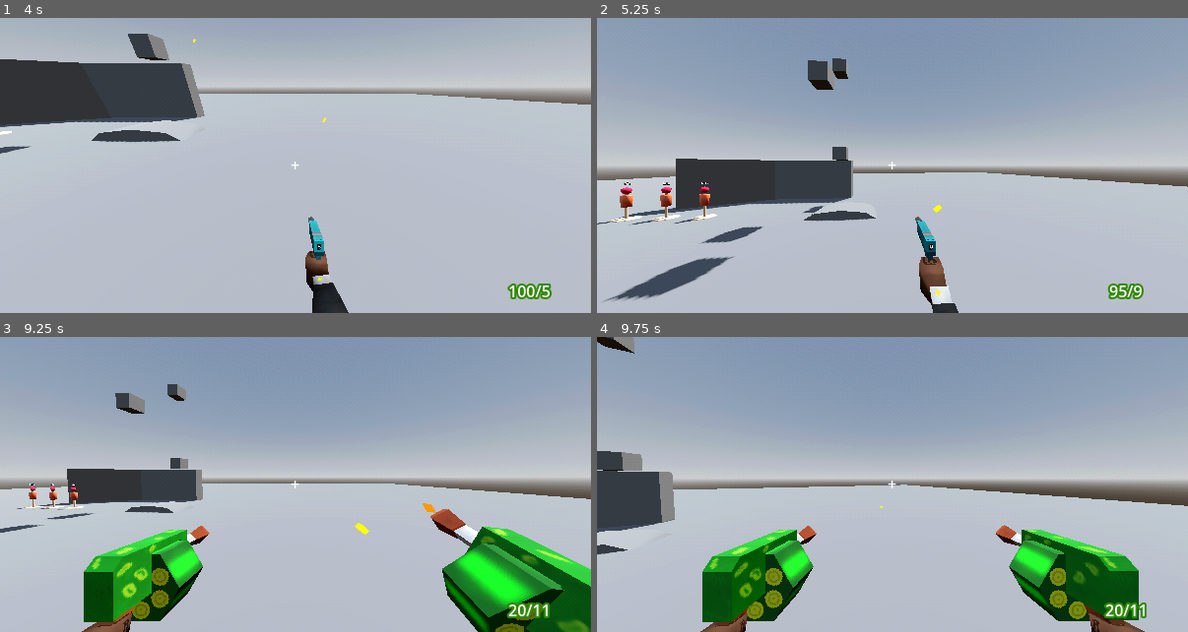
Above: before the commit, frames 1-4 (two rows, left to right).
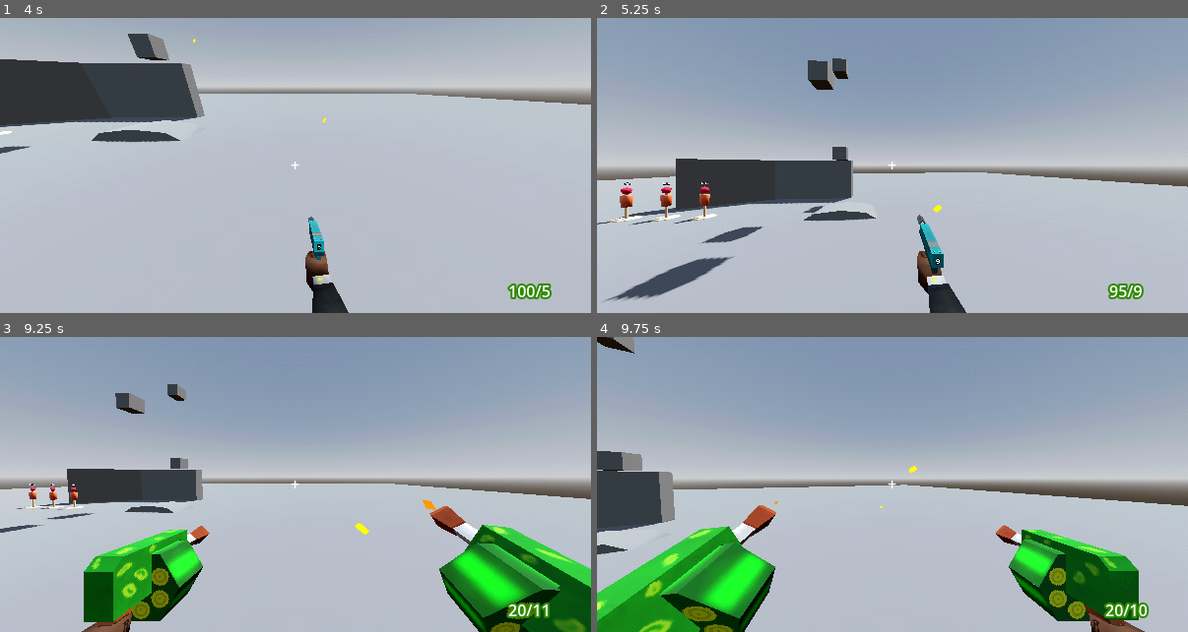
Above: after the commit, the same moments.

Repository: TheoLomeuBraga/kill-the-tower-boss
Game: Godot game, scene res://player/test_level.tscn
The game is run twice, just before and just after one commit, with the same random seed, the same clock (stepped at 60 frames per second) and the same inputs. The project has no main scene, so this scene is started directly.
Inputs (mouse positions are in pixels of both pictures, inside the frame that each line leads up to):
- Up to frame 1 (4 s): move the mouse to (425, 150) at 0.52 s; press the mouse at (425, 150) at 0.53 s; hold D (right) 0.53-1.28 s; tap Space (jump) at 0.77, 1.52, 3.02, 3.77 s; move the mouse to (265, 165) at 1.27 s; release the mouse at (265, 165) at 1.28 s; hold S (back) 1.28-2.03 s; tap W (foward) at 1.35 s; click (265, 165) at 1.55 s; move the mouse to (307, 159) at 2.02 s; press the mouse at (307, 159) at 2.03 s; hold D (right) 2.03-3.53 s; tap E (interact) at 2.1 s; move the mouse to (289, 171) at 2.77 s; release the mouse at (289, 171) at 2.78 s; tap Down (look_down) at 2.85 s; click (289, 171) at 3.05 s; move the mouse to (342, 168) at 3.52 s; press the mouse at (342, 168) at 3.53 s; hold A (left) from 3.53 s (still down); tap Left (look_left) at 3.6 s
- Up to frame 2 (5.25 s): tap R (reload) at 4.15 s; move the mouse to (845, 162) at 4.27 s; release the mouse at (845, 162) at 4.28 s; tap Right (look_right) at 4.35 s; tap Space (jump) at 4.52 s; click (845, 162) at 4.55 s; move the mouse to (898, 165) at 5.02 s; release A (left) at 5.03 s; press the mouse at (898, 165) at 5.03 s; hold S (back) from 5.03 s (still down); tap Up (look_up) at 5.1 s
- Up to frame 3 (9.25 s): move the mouse to (271, 478) at 5.77 s; release S (back) at 5.78 s; release the mouse at (271, 478) at 5.78 s; hold D (right) 5.78-8.03 s; click (271, 478) at 5.85 s; tap Space (jump) at 6.02, 6.77, 7.52, 9.02 s; move the mouse to (325, 484) at 6.52 s; press the mouse at (325, 484) at 6.53 s; tap 1 (wepon_1) at 6.6 s; move the mouse to (265, 484) at 7.27 s; release the mouse at (265, 484) at 7.28 s; tap 2 (wepon_2) at 7.35 s; click (265, 484) at 7.55 s; move the mouse to (307, 478) at 8.02 s; press the mouse at (307, 478) at 8.03 s; hold S (back) 8.03-8.78 s; tap 3 (wepon_3) at 8.1 s; move the mouse to (289, 490) at 8.77 s; release the mouse at (289, 490) at 8.78 s; hold A (left) from 8.78 s (still down); tap 4 (wepon_4) at 8.85 s; click (289, 490) at 9.05 s
- Up to frame 4 (9.75 s): move the mouse to (939, 487) at 9.52 s; release A (left) at 9.53 s; press the mouse at (939, 487) at 9.53 s; hold D (right) from 9.53 s (still down); tap 5 (wepon_5) at 9.6 s

Frame 1 is identical in both runs. In frame 2, 1.0% of the frame differs, in the area x 53-63%, y 66-100%; in frame 3, 2.2%; in frame 4, 10%, in the area x 0-94%, y 43-100%.

Commit message:
add blend tree to guns

Diff:
--- a/player/guns/granade_launcers_akimbo/granade_launcers_akimbo.tscn
+++ b/player/guns/granade_launcers_akimbo/granade_launcers_akimbo.tscn
@@ -2,8 +2,10 @@
 
 [ext_resource type="PackedScene" uid="uid://bnb75l7l4frap" path="res://player/guns/granade_launcers_akimbo/granade_launcers_akimbo.glb" id="1_pg16n"]
 [ext_resource type="Script" uid="uid://uyx3n3xxv01s" path="res://player/guns/gun_model.gd" id="2_tv3rg"]
+[ext_resource type="AnimationNodeBlendTree" uid="uid://bcrpnapjoti11" path="res://player/guns/gun_animation_tree/gun_blend_tree.tres" id="3_7bo66"]
+[ext_resource type="Script" uid="uid://ckec3yq1gbw7l" path="res://player/guns/gun_animation_tree/guns_animation_tree.gd" id="3_u4jqj"]
 
-[node name="granade_launcers_akimbo" unique_id=327965719 node_paths=PackedStringArray("gun", "muzles", "arm_l", "pole_l", "hand_l", "arm_r", "pole_r", "hand_r", "animation_player") instance=ExtResource("1_pg16n")]
+[node name="granade_launcers_akimbo" unique_id=327965719 node_paths=PackedStringArray("gun", "muzles", "arm_l", "pole_l", "hand_l", "arm_r", "pole_r", "hand_r", "gun_animation_tree") instance=ExtResource("1_pg16n")]
 script = ExtResource("2_tv3rg")
 gun = NodePath("Armature/Skeleton3D")
 muzles = [NodePath("Armature/Skeleton3D/gun_r/muzle_r"), NodePath("Armature/Skeleton3D/gun_l/muzle_l")]
@@ -13,38 +15,54 @@
 arm_r = NodePath("arm_r")
 pole_r = NodePath("pole_r")
 hand_r = NodePath("Armature/Skeleton3D/gun_r/hand_r")
-animation_player = NodePath("AnimationPlayer")
-shot_animations = Array[String](["shot", "shot_2"])
+gun_animation_tree = NodePath("GunsAnimationTree")
+is_akimbo = true
 
 [node name="Skeleton3D" parent="Armature" parent_id_path=PackedInt32Array(2083992733) index="0" unique_id=332869154]
-bones/0/position = Vector3(-0.41842175, -0.028514788, -0.07547614)
+bones/0/position = Vector3(-0.41842175, -0.028514788, -0.07547617)
 bones/0/rotation = Quaternion(0.7071068, -6.43441e-07, -6.43441e-07, 0.7071068)
-bones/2/position = Vector3(0.41842175, -0.028514788, -0.07547614)
-bones/2/rotation = Quaternion(0.7071068, -8.1202853e-07, -8.1202853e-07, 0.7071068)
+bones/2/position = Vector3(0.41842175, -0.028514788, -0.07547617)
+bones/2/rotation = Quaternion(0.7071068, -8.120285e-07, -8.120285e-07, 0.7071068)
 
 [node name="cilinder_r" parent="Armature/Skeleton3D" index="0" unique_id=753778420]
-transform = Transform3D(1, 0, -3.1868644e-06, -3.1868644e-06, 0, -1, 0, 1, 0, -0.41842175, 0.028514788, 0.017202526)
+transform = Transform3D(1, 0, -3.1868644e-06, -3.1868644e-06, 0, -1, 0, 1, 0, -0.41842175, 0.028514788, 0.017202497)
 
 [node name="Cylinder" parent="Armature/Skeleton3D/cilinder_r" index="0" unique_id=1025783081]
 cast_shadow = 0
 
 [node name="gun_r" parent="Armature/Skeleton3D" index="1" unique_id=1752738562]
-transform = Transform3D(1, 0, -1.819926e-06, -1.819926e-06, 0, -1, 0, 1, 0, -0.41842175, -0.028514788, -0.07547614)
+transform = Transform3D(1, 0, -1.819926e-06, -1.819926e-06, 0, -1, 0, 1, 0, -0.41842175, -0.028514788, -0.07547617)
 
 [node name="Cube" parent="Armature/Skeleton3D/gun_r" index="0" unique_id=818781872]
 cast_shadow = 0
 
 [node name="cilinder_l" parent="Armature/Skeleton3D" index="2" unique_id=948679894]
-transform = Transform3D(1, 0, 1.7563525e-06, 1.7563525e-06, 0, -1, 0, 1, 0, 0.41842175, 0.028514788, 0.017202526)
+transform = Transform3D(1, 0, 1.7563527e-06, 1.7563527e-06, 0, -1, 0, 1, 0, 0.41842175, 0.028514788, 0.017202497)
 
 [node name="Cylinder_001" parent="Armature/Skeleton3D/cilinder_l" index="0" unique_id=827810438]
 cast_shadow = 0
 
 [node name="gun_l" parent="Armature/Skeleton3D" index="3" unique_id=616160378]
-transform = Transform3D(1, 0, -2.2967633e-06, -2.2967633e-06, 0, -1, 0, 1, 0, 0.41842175, -0.028514788, -0.07547614)
+transform = Transform3D(1, 0, -2.2967631e-06, -2.2967631e-06, 0, -1, 0, 1, 0, 0.41842175, -0.028514788, -0.07547617)
 
 [node name="Cube_001" parent="Armature/Skeleton3D/gun_l" index="0" unique_id=2120772058]
 cast_shadow = 0
 
 [node name="AnimationPlayer" parent="." index="5" unique_id=1117167848]
 speed_scale = 1.2
+
+[node name="GunsAnimationTree" type="AnimationTree" parent="." index="6" unique_id=1886275062]
+tree_root = ExtResource("3_7bo66")
+anim_player = NodePath("../AnimationPlayer")
+parameters/shot_1/active = false
+parameters/shot_1/internal_active = false
+parameters/shot_1/request = 0
+parameters/Add2/add_amount = 1.0
+parameters/shot_2/active = false
+parameters/shot_2/internal_active = false
+parameters/shot_2/request = 0
+parameters/play_reload/active = false
+parameters/play_reload/internal_active = false
+parameters/play_reload/request = 0
+script = ExtResource("3_u4jqj")
+metadata/_custom_type_script = "uid://ckec3yq1gbw7l"
--- a/player/guns/grapple/grapple.tscn
+++ b/player/guns/grapple/grapple.tscn
@@ -2,8 +2,10 @@
 
 [ext_resource type="PackedScene" uid="uid://dgt6fy64slmks" path="res://player/guns/grapple/grapple.glb" id="1_ox12o"]
 [ext_resource type="Script" uid="uid://uyx3n3xxv01s" path="res://player/guns/gun_model.gd" id="2_0cnga"]
+[ext_resource type="Script" uid="uid://ckec3yq1gbw7l" path="res://player/guns/gun_animation_tree/guns_animation_tree.gd" id="3_gvxyn"]
+[ext_resource type="AnimationNodeBlendTree" uid="uid://bcrpnapjoti11" path="res://player/guns/gun_animation_tree/gun_blend_tree.tres" id="3_yp6b5"]
 
-[node name="grapple" unique_id=869399940 node_paths=PackedStringArray("gun", "muzles", "arm_l", "pole_l", "hand_l", "arm_r", "pole_r", "hand_r", "animation_player") instance=ExtResource("1_ox12o")]
+[node name="grapple" unique_id=869399940 node_paths=PackedStringArray("gun", "muzles", "arm_l", "pole_l", "hand_l", "arm_r", "pole_r", "hand_r", "gun_animation_tree") instance=ExtResource("1_ox12o")]
 script = ExtResource("2_0cnga")
 gun = NodePath("Armature")
 muzles = [NodePath("Armature/Skeleton3D/Bone/muzle")]
@@ -13,7 +15,9 @@
 arm_r = NodePath("arm_r")
 pole_r = NodePath("pole_r")
 hand_r = NodePath("Armature/Skeleton3D/Bone/hand_r")
-animation_player = NodePath("AnimationPlayer")
+gun_animation_tree = NodePath("GunsAnimationTree")
+is_akimbo = null
+alt_shot = null
 
 [node name="Cube" parent="Armature/Skeleton3D/Bone" parent_id_path=PackedInt32Array(1760095697) index="0" unique_id=722397021]
 cast_shadow = 0
@@ -25,3 +29,19 @@
 [node name="Plane" parent="Armature/Skeleton3D/Bone" parent_id_path=PackedInt32Array(1760095697) index="4" unique_id=1511490489]
 visible = false
 cast_shadow = 0
+
+[node name="GunsAnimationTree" type="AnimationTree" parent="." index="7" unique_id=1465803248]
+tree_root = ExtResource("3_yp6b5")
+anim_player = NodePath("../AnimationPlayer")
+parameters/shot_1/active = false
+parameters/shot_1/internal_active = false
+parameters/shot_1/request = 0
+parameters/Add2/add_amount = 0.0
+parameters/shot_2/active = false
+parameters/shot_2/internal_active = false
+parameters/shot_2/request = 0
+parameters/play_reload/active = false
+parameters/play_reload/internal_active = false
+parameters/play_reload/request = 0
+script = ExtResource("3_gvxyn")
+metadata/_custom_type_script = "uid://ckec3yq1gbw7l"
--- a/player/guns/gun_animation_tree/gun_blend_tree.tres
+++ b/player/guns/gun_animation_tree/gun_blend_tree.tres
@@ -24,7 +24,7 @@
 [sub_resource type="AnimationNodeOneShot" id="AnimationNodeOneShot_2kqyo"]
 
 [resource]
-graph_offset = Vector2(-609.16077, 112.84544)
+graph_offset = Vector2(-864.53516, 140.2692)
 nodes/idle/node = SubResource("AnimationNodeAnimation_8dn23")
 nodes/idle/position = Vector2(-1240, 100)
 nodes/shot_1/node = SubResource("AnimationNodeOneShot_4m1l7")
--- a/player/guns/gun_animation_tree/guns_animation_tree.gd
+++ b/player/guns/gun_animation_tree/guns_animation_tree.gd
@@ -5,11 +5,11 @@
 
 func _ready() -> void:
 	if anim_player == null:
-		anim_player = "../AnimationPlayer"
 		ap_node = get_node(anim_player)
-		print(anim_player)
 
 	tree_root = load("res://player/guns/gun_animation_tree/gun_blend_tree.tres").duplicate()
+	tree_root.set("parameters/Add2/add_amount",1.0)
+
 
 func shot() -> void:
 	set("parameters/shot_1/request",AnimationNodeOneShot.ONE_SHOT_REQUEST_FIRE)
--- a/player/guns/gun_model.gd
+++ b/player/guns/gun_model.gd
@@ -17,31 +17,32 @@
 @export var pole_r : Node3D
 @export var hand_r : Node3D
 
-@export var animation_player : AnimationPlayer
+@export var gun_animation_tree : GunsAnimationTree
 
-@export var reload_animation : String = "reload"
+@export var is_akimbo : bool = false
 
 var is_shoting : bool = false
-@export var shot_animations : Array[String] = ["shot"]
 var shot_animation_id : int = 0
-func get_current_shot_animation() -> String:
-	return shot_animations[shot_animation_id]
 
 @export var is_auto : bool = false
 
 @export var reload : bool :
 	set(value):
-		animation_player.play(reload_animation)
+		gun_animation_tree.reload()
 
 @export var case_ejectors : Array[GPUParticles3D]
 var case_ejector_id : int = 0
 func get_current_case_ejector() -> GPUParticles3D:
 	return case_ejectors[case_ejector_id]
 
+func play_shot_animation() -> void:
+	if is_akimbo:
+		[gun_animation_tree.shot,gun_animation_tree.shot_2][shot_animation_id].call()
+	else:
+		gun_animation_tree.shot()
+
 @export var shot : bool :
 	set(value):
-
-		shot = value
 
 
 
@@ -51,30 +52,33 @@
 
 			if is_auto:
 				for gp : GPUParticles3D in case_ejectors:
-					gp.emitting = shot
+					gp.emitting = value
 			else:
-				get_current_case_ejector().emitting = shot
+				get_current_case_ejector().emitting = value
 
-		if animation_player != null:
+		if is_auto:
+			shot = value
+			if value:
+				play_shot_animation()
+			else:
+				gun_animation_tree.stop_shot()
+		else:
+			play_shot_animation()
 
-			if is_auto:
-				if value:
-					animation_player.play(get_current_shot_animation(),0.1)
+			if case_ejectors.size() > 0:
+				if is_auto:
+					pass
 				else:
-					animation_player.stop()
-			else:
-				animation_player.stop()
-				animation_player.play(get_current_shot_animation(),0.1)
+					await get_tree().create_timer(1.0 / get_current_case_ejector().amount).timeout
+					get_current_case_ejector().emitting = false
 
-				if case_ejectors.size() > 0:
-					if is_auto:
-						pass
-					else:
-						await get_tree().create_timer(1.0 / get_current_case_ejector().amount).timeout
-						get_current_case_ejector().emitting = false
+		shot_animation_id = (shot_animation_id + 1) % 2
+		muzle_id = (muzle_id + 1) % muzles.size()
 
-		shot_animation_id = (shot_animation_id + 1) % shot_animations.size()
-		muzle_id = (muzle_id + 1) % shot_animations.size()
+@export var alt_shot : bool :
+	set(value):
+		alt_shot = value
+		gun_animation_tree.shot_2()
 
 @export var labels : Array[Label3D]
 
--- a/player/guns/pistol/pistol.tscn
+++ b/player/guns/pistol/pistol.tscn
@@ -2,6 +2,8 @@
 
 [ext_resource type="PackedScene" uid="uid://cr8fgn04t3eey" path="res://player/guns/pistol/pistol.glb" id="1_6becj"]
 [ext_resource type="Script" uid="uid://uyx3n3xxv01s" path="res://player/guns/gun_model.gd" id="2_xco6c"]
+[ext_resource type="Script" uid="uid://ckec3yq1gbw7l" path="res://player/guns/gun_animation_tree/guns_animation_tree.gd" id="3_70rjn"]
+[ext_resource type="AnimationNodeBlendTree" uid="uid://bcrpnapjoti11" path="res://player/guns/gun_animation_tree/gun_blend_tree.tres" id="3_dg4nr"]
 
 [sub_resource type="ParticleProcessMaterial" id="ParticleProcessMaterial_xco6c"]
 inherit_velocity_ratio = 1.0
@@ -21,7 +23,7 @@
 radial_segments = 4
 rings = 0
 
-[node name="pistol" unique_id=1882225486 node_paths=PackedStringArray("gun", "muzles", "arm_l", "pole_l", "hand_l", "arm_r", "pole_r", "hand_r", "animation_player", "labels") instance=ExtResource("1_6becj")]
+[node name="pistol" unique_id=1882225486 node_paths=PackedStringArray("gun", "muzles", "arm_l", "pole_l", "hand_l", "arm_r", "pole_r", "hand_r", "gun_animation_tree", "labels") instance=ExtResource("1_6becj")]
 script = ExtResource("2_xco6c")
 gun = NodePath("Armature/Skeleton3D")
 muzles = [NodePath("Armature/Skeleton3D/Bone/Cube/muzle")]
@@ -31,7 +33,9 @@
 arm_r = NodePath("arm_r")
 pole_r = NodePath("pole_r")
 hand_r = NodePath("Armature/Skeleton3D/Bone/hand_r")
-animation_player = NodePath("AnimationPlayer")
+gun_animation_tree = NodePath("GunsAnimationTree")
+is_akimbo = null
+alt_shot = null
 labels = [NodePath("Armature/Skeleton3D/Bone_001/Cube_001/Label3D")]
 display_text = "22"
 
@@ -67,3 +71,19 @@
 
 [node name="AnimationPlayer" parent="." index="6" unique_id=1624380572]
 playback_default_blend_time = 0.1
+
+[node name="GunsAnimationTree" type="AnimationTree" parent="." index="7" unique_id=597042579]
+tree_root = ExtResource("3_dg4nr")
+anim_player = NodePath("../AnimationPlayer")
+parameters/shot_1/active = false
+parameters/shot_1/internal_active = false
+parameters/shot_1/request = 0
+parameters/Add2/add_amount = 0.0
+parameters/shot_2/active = true
+parameters/shot_2/internal_active = true
+parameters/shot_2/request = 0
+parameters/play_reload/active = false
+parameters/play_reload/internal_active = false
+parameters/play_reload/request = 0
+script = ExtResource("3_70rjn")
+metadata/_custom_type_script = "uid://ckec3yq1gbw7l"
--- a/player/player.tscn
+++ b/player/player.tscn
@@ -71,7 +71,7 @@
 ammon_capacity = 12
 reload_time = 0.8
 reload_audio = ExtResource("5_hg6s5")
-fire_rate = 0.5
+fire_rate = 0.1
 spread = 0.01
 projectile_info = SubResource("Resource_8t03j")
 spawn_effect = ExtResource("5_rgyib")
Not shown, changed: TODO.txt
Not shown, added: player/guns/gun_related_reminders.txt
Not shown, changed: player/guns/granade_launcers_akimbo/granade_launcers_akimbo.blend
Not shown, changed: player/guns/granade_launcers_akimbo/granade_launcers_akimbo.blend1
Not shown, changed: player/guns/pistol/pistol.blend
Not shown, changed: player/guns/pistol/pistol.blend1
